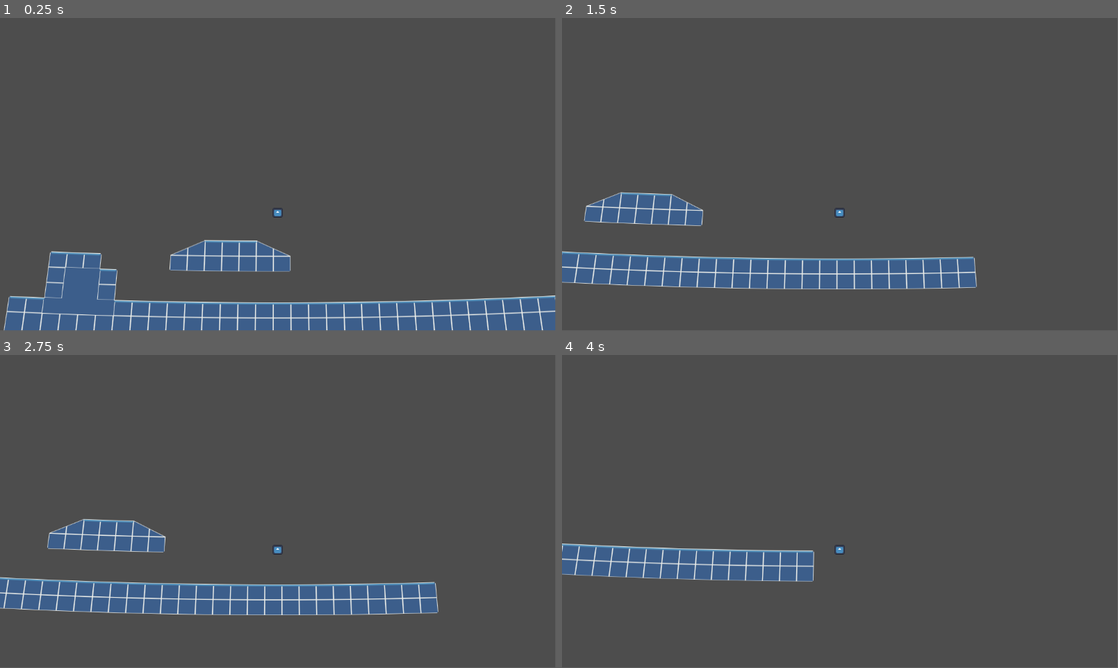
Above: before the commit, frames 1-4 (two rows, left to right).
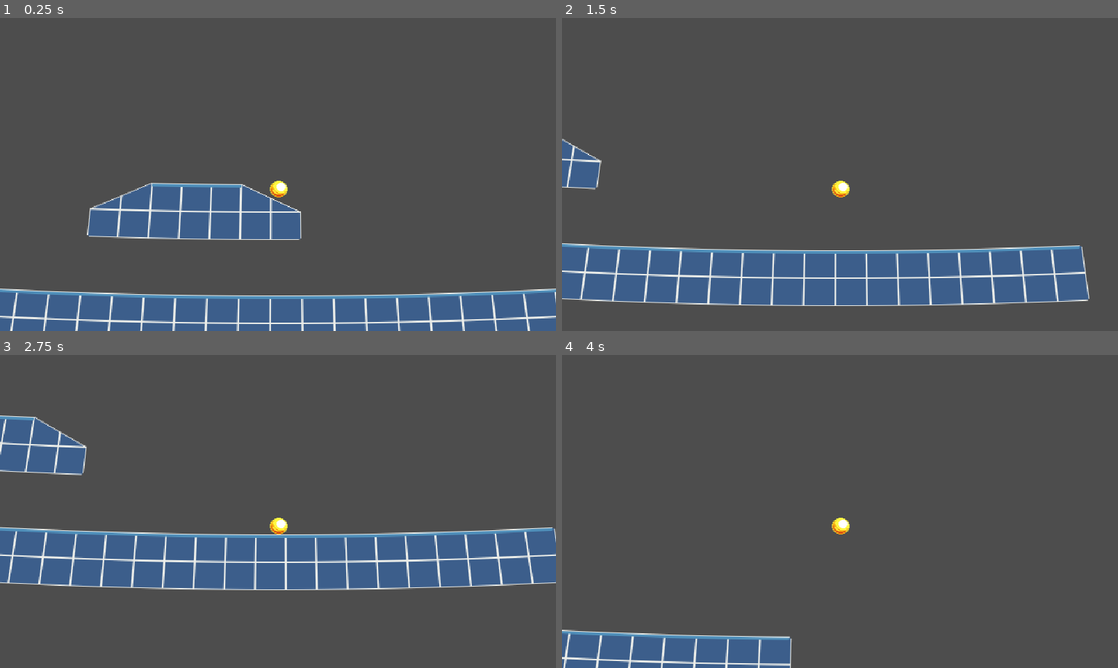
Above: after the commit, the same moments.

Repository: Codex112008/GMTK-2025-Game-Jam
Game: Godot game, scene res://Scenes/Game.tscn
Same seed, same stepped clock (60 frames per second), same inputs: the game is played once before the commit and once after it. The engine's default icon, where the game draws it, is replaced by a stand-in: a white triangle on a blue panel in a dark square.
Inputs:
- Up to frame 1 (0.25 s): no input
- Up to frame 2 (1.5 s): hold D (right) from 0.53 s (still down); tap Space (jump) at 0.6, 0.77, 1.07, 1.35 s
- Up to frame 3 (2.75 s): tap Space (jump) at 1.52, 1.82, 2.1 s; release D (right) at 2.03 s; hold A (left) from 2.03 s (still down)
- Up to frame 4 (4 s): release A (left) at 2.78 s; hold D (right) from 2.78 s (still down); tap Space (jump) at 2.85, 3.02, 3.32, 3.6, 3.77 s
In our replay, the window is 799x449 before the commit and 800x450 after it. These sizes can differ from the game's own. Grey fills any space a smaller window leaves; there, only what the larger window draws over its background counts as a difference.

The runs differ from the first frame. In frame 1, 15% of the frame differs, in the area x 0-100%, y 0-100%; in frame 2, 15%; in frame 3, 26%, in the area x 0-100%, y 19-84%; in frame 4, 9.2%.

Commit message:
basic character controller done
COLLECTABLE IS TEST ART SO IF YOU ASK ME WHAT IT IS I AM POINTING YOU TOWARDS THIS COMMIT

Diff:
--- a/Scenes/Game.tscn
+++ b/Scenes/Game.tscn
@@ -27,6 +27,7 @@
 [node name="Player" parent="." instance=ExtResource("3_j5yw3")]
 position = Vector2(-24, -119)
 collision_layer = 2
+jump_strength = 600.0
 
 [node name="camera2d" type="Camera2D" parent="Player"]
-position = Vector2(0, -80)
+position = Vector2(0, -16)
--- a/Scenes/Player.tscn
+++ b/Scenes/Player.tscn
@@ -1,16 +1,31 @@
 [gd_scene load_steps=4 format=3 uid="uid://d3mqa3yxkbmot"]
 
 [ext_resource type="Script" uid="uid://8xaa7lu46t4g" path="res://Scripts/PlayerController.gd" id="1_kyqiw"]
-[ext_resource type="Texture2D" uid="uid://d4l3mrcdbvkxm" path="res://icon.svg" id="2_gntrk"]
+[ext_resource type="Texture2D" uid="uid://yhmgk1skw6ix" path="res://Sprites/Collectable.png" id="2_kyqiw"]
 
 [sub_resource type="RectangleShape2D" id="RectangleShape2D_dewec"]
 
-[node name="Player" type="CharacterBody2D"]
+[node name="Player" type="CharacterBody2D" node_paths=PackedStringArray("coyote_timer", "prejump_timer")]
 script = ExtResource("1_kyqiw")
+coyote_timer = NodePath("Timers/CoyoteTimer")
+prejump_timer = NodePath("Timers/PreJumpTimer")
 
 [node name="CollisionShape2D" type="CollisionShape2D" parent="."]
 shape = SubResource("RectangleShape2D_dewec")
 
 [node name="Sprite2D" type="Sprite2D" parent="."]
-scale = Vector2(0.15, 0.15)
-texture = ExtResource("2_gntrk")
+texture = ExtResource("2_kyqiw")
+
+[node name="Timers" type="Node2D" parent="."]
+
+[node name="CoyoteTimer" type="Timer" parent="Timers"]
+wait_time = 0.2
+one_shot = true
+
+[node name="PreJumpTimer" type="Timer" parent="Timers"]
+wait_time = 0.1
+one_shot = true
+
+[node name="JumpTimer" type="Timer" parent="Timers"]
+wait_time = 0.8
+one_shot = true
--- a/Scripts/PlayerController.gd
+++ b/Scripts/PlayerController.gd
@@ -2,17 +2,34 @@
 
 
 @export var speed : float = 300.0
-@export var jump_strength : float = 400.0
+@export var jump_strength : float = 400
+@export var gravity : float = 1600
 
+@export_group("References")
+@export var coyote_timer : Timer
+@export var prejump_timer : Timer
 
 func _physics_process(delta: float) -> void:
 	# Add the gravity.
 	if not is_on_floor():
-		velocity += get_gravity() * delta
+		if velocity.y < 0:
+			velocity += Vector2.DOWN * gravity * delta
+		else:
+			velocity += Vector2.DOWN * gravity * 2 * delta
 
 	# Handle jump.
-	if Input.is_action_just_pressed("jump") and is_on_floor():
-		velocity.y = -jump_strength
+	if is_on_floor():
+		coyote_timer.start()
+	elif Input.is_action_just_pressed("jump"):
+		prejump_timer.start()
+
+	# for jump consistency
+	if coyote_timer.time_left != 0 and Input.is_action_just_pressed("jump"):
+		jump()
+		coyote_timer.stop()
+	if prejump_timer.time_left !=0 and is_on_floor():
+		jump()
+		prejump_timer.stop()
 
 	# Get the input direction and handle the movement/deceleration.
 	# As good practice, you should replace UI actions with custom gameplay actions.
@@ -23,3 +40,7 @@
 		velocity.x = move_toward(velocity.x, 0, speed)
 
 	move_and_slide()
+
+func jump():
+	velocity.y = -jump_strength;
+	# velocity.y = -jump_strength
--- a/project.godot
+++ b/project.godot
@@ -14,6 +14,15 @@
 run/main_scene="uid://bfn2b364eucoc"
 config/features=PackedStringArray("4.4", "Forward Plus")
 config/icon="res://icon.svg"
+
+[display]
+
+window/size/viewport_width=640
+window/size/viewport_height=360
+window/size/window_width_override=1920
+window/size/window_height_override=1080
+window/stretch/mode="viewport"
+window/stretch/scale_mode="integer"
 
 [dotnet]
 
@@ -51,3 +60,8 @@
 , Object(InputEventKey,"resource_local_to_scene":false,"resource_name":"","device":-1,"window_id":0,"alt_pressed":false …(186 unchanged characters)…
 ]
 }
+
+[rendering]
+
+textures/canvas_textures/default_texture_filter=0
+2d/snap/snap_2d_transforms_to_pixel=true
Binary file added: Sprites/Collectable.png
Not shown, added: Sprites/Collectable.png.import
